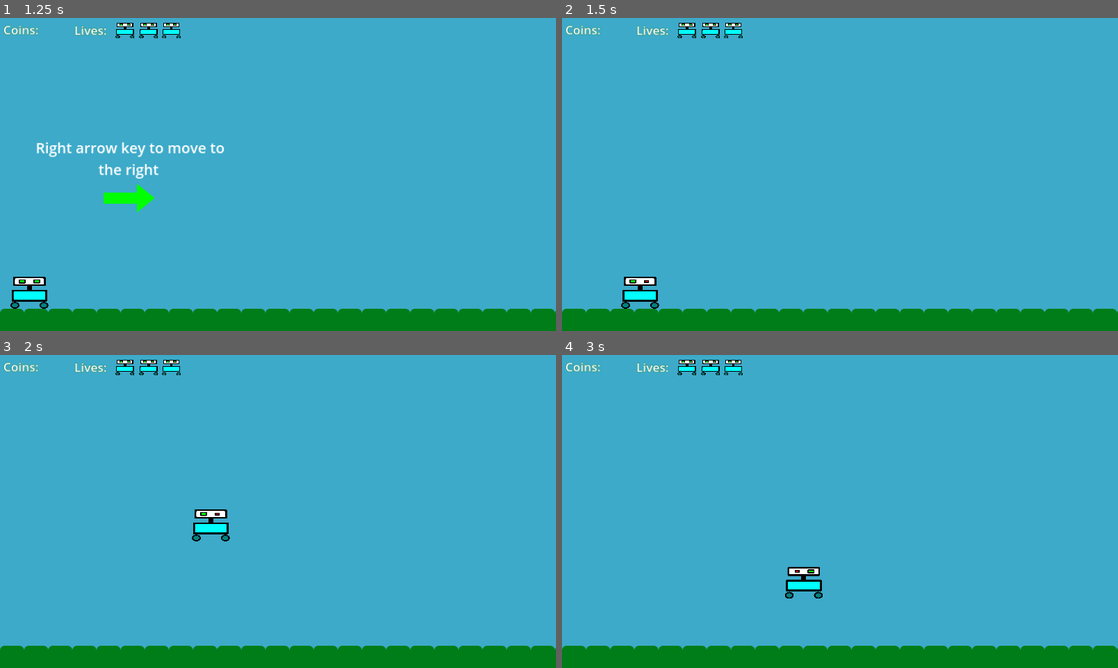
Above: before the commit, frames 1-4 (two rows, left to right).
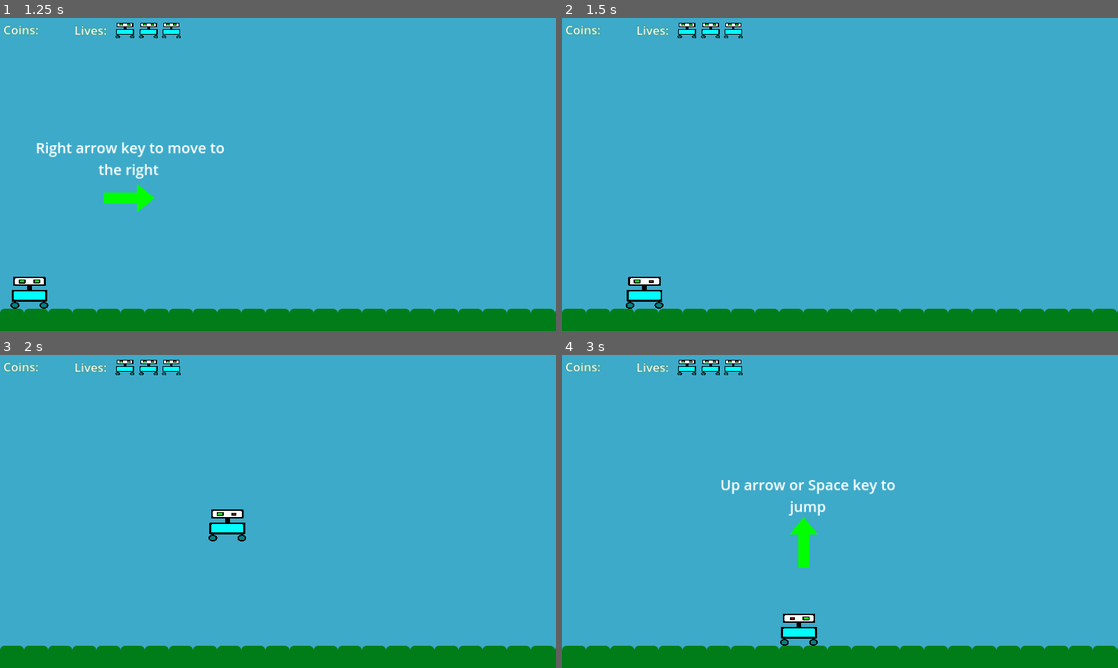
Above: after the commit, the same moments.

Repository: mikailaliyev/MsAdventures
Game: Godot game, scene res://menu/menu.tscn
Two runs of this game, one before a commit and one after it. Both use one fixed random seed, a clock stepped at 60 frames per second and the inputs below.
Inputs:
- Up to frame 1 (1.25 s): click "Start" at 0.5 s
- Up to frame 2 (1.5 s): hold Right (right) from 1.28 s (still down)
- Up to frame 3 (2 s): keep holding Right (right); tap Space (jump) at 1.52 s
- Up to frame 4 (3 s): tap Space (jump) at 2.27 s; tap Enter at 2.75 s; release Right (right) at 2.78 s; hold Left (left) from 2.78 s (still down)

Frame 1 is identical in both runs. In frame 2, 0.3% of the frame differs, in the area x 10-19%, y 82-93%; in frame 3, 0.6%; in frame 4, 1.9%, in the area x 28-60%, y 39-93%.

Commit message:
fix: audio delay

Diff:
--- a/character/character.gd
+++ b/character/character.gd
@@ -14,7 +14,7 @@
 
 func _physics_process(_delta):
 	var direction = Input.get_axis("left", "right")
-	velocity.x = direction * 550
+	velocity.x = direction * 600
 
 	move_and_slide()
 
@@ -45,8 +45,8 @@
 	if lives.get_child_count() == 0 && $AnimationPlayer && $AnimationPlayer.current_animation != "death":
 		Engine.time_scale = 0.5
 		rotation_degrees = 45
+		$AnimationPlayer.play('death')
 		$CollisionShape2D.disabled = true
-		$AnimationPlayer.play('death')
 		await get_tree().create_timer(0.5).timeout
 		if get_tree():
 			get_tree().reload_current_scene()
--- a/coins/coin.gd
+++ b/coins/coin.gd
@@ -4,6 +4,5 @@
 
 
 func _on_body_entered(_body):
+	$AnimationPlayer.play("pickup")
 	emit_signal("coin_collected")
-
-	$AnimationPlayer.play("pickup")
--- a/default_bus_layout.tres
+++ b/default_bus_layout.tres
@@ -5,7 +5,7 @@
 bus/1/solo = false
 bus/1/mute = false
 bus/1/bypass_fx = false
-bus/1/volume_db = -4.15003
+bus/1/volume_db = -9.12507
 bus/1/send = &"Master"
 bus/2/name = &"SFX"
 bus/2/solo = false
--- a/enemies/enemy.gd
+++ b/enemies/enemy.gd
@@ -5,5 +5,5 @@
 
 
 func _on_body_entered(_body):
+	$AnimationPlayer.play("damage")
 	emit_signal("enemy_attack")
-	$AnimationPlayer.play("damage")
--- a/menu/background_music.tscn
+++ b/menu/background_music.tscn
@@ -7,6 +7,7 @@
 process_mode = 3
 stream = ExtResource("1_2ntol")
 autoplay = true
+bus = &"Music"
 script = ExtResource("2_cjoct")
 
 [connection signal="finished" from="." to="." method="_on_finished"]
